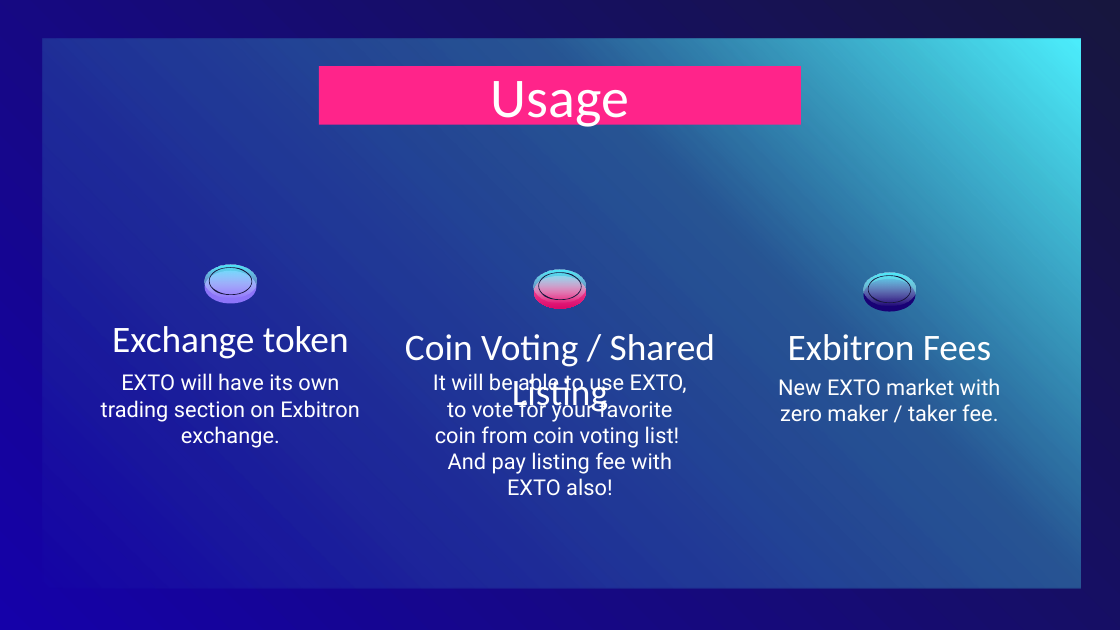
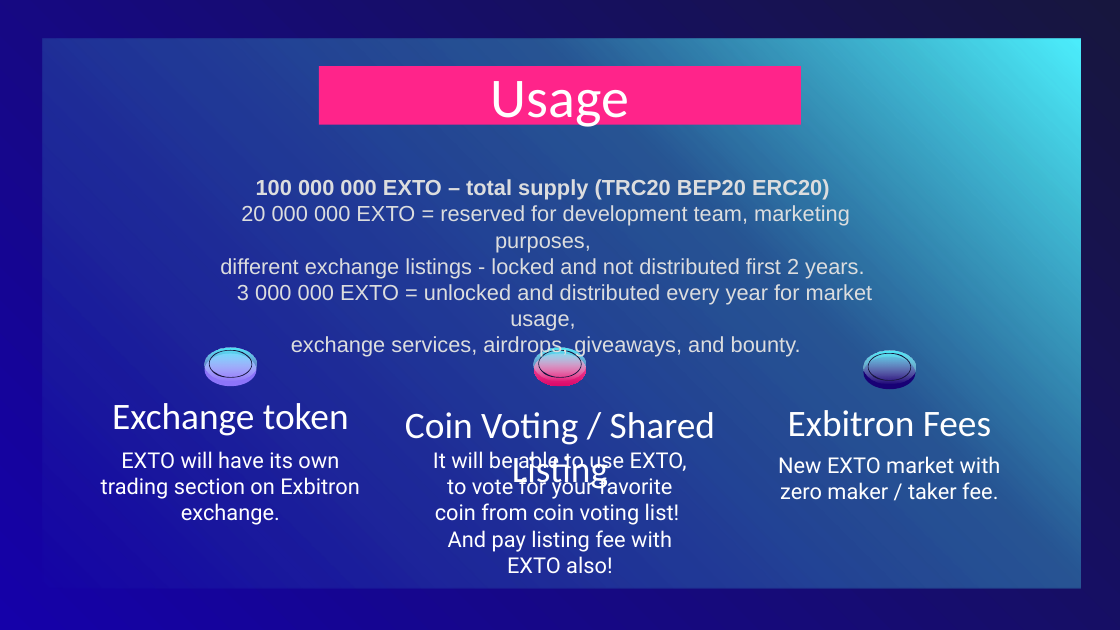
Before and after one commit to exbitron/exbitron.digital, a slide deck: slide 7 of assets/whitepaper.pptx. Drawn at 1120x630 pixels with LibreOffice and Linux fonts; fonts in the diff are those of the drawing. Boxes give left, top, right and bottom in pixels: in the first picture for what was removed or moved away, otherwise in the second. Text is boxed around its words. In the diff, an @@ line names an element or a change of style, - is before the commit and + after.

```diff
--- a/assets/whitepaper.pptx
+++ b/assets/whitepaper.pptx
@@ text added at (220,179,873,357), 14 pt, text #DCDDDE @@
+100 000 000 EXTO – total supply (TRC20 BEP20 ERC20)
+20 000 000 EXTO = reserved for development team, marketing purposes,
+different exchange listings - locked and not distributed first 2 years.
+3 000 000 EXTO = unlocked and distributed every year for market usage,
+exchange services, airdrops, giveaways, and bounty.
@@ freeform shape: place and size @@
-freeform shape at (205,271,256,304)
+freeform shape at (205,354,256,386)
@@ freeform shape: place and size @@
-freeform shape at (205,264,256,297)
+freeform shape at (205,347,256,380)
@@ 3 freeform shapes, 2 subtitles, 1 title: place and size @@
-3 freeform shapes, 2 subtitles, 1 title at (101,268,915,496)
+3 freeform shapes, 2 subtitles, 1 title at (101,349,915,574)
@@ 4 freeform shapes, 2 titles, 1 subtitle: place and size @@
-4 freeform shapes, 2 titles, 1 subtitle at (112,270,1001,422)
+4 freeform shapes, 2 titles, 1 subtitle at (112,347,1001,500)
```
Also in this commit, not shown: 3 other slides changed, 1 slide added, 5 other files.
